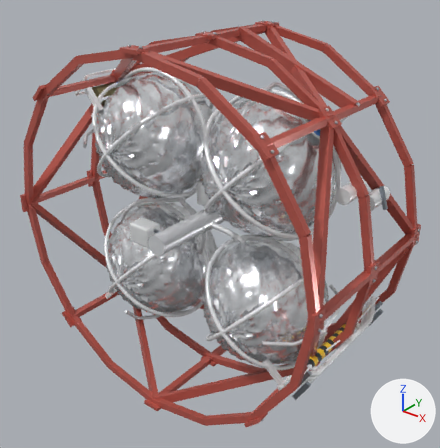
A saved change to the glTF model assets-src/ship-modules/tank-3-rcs.glb.
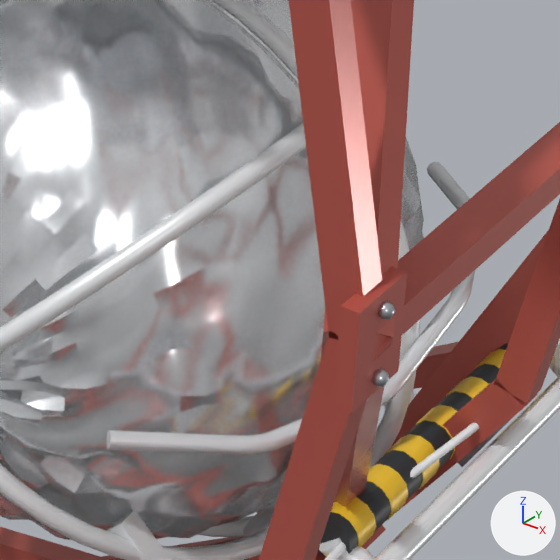
The first picture shows the older version from a 50 mm lens placed at (5.91, -7.12, 4.36), pointed at (0.16, 0.07, -0.1). The close-ups show the older and then the newer version on the part from 54% to 81% of the width and 56% to 82% of the height of that picture. Only the edits that show in the close-ups are written down. The axes (+X, +Y, +Z) are drawn at lower right. The lights are the same throughout. Vertices at exactly the same position are counted once.

Names of what the first close-up shows: 'rcs_electrical_cable_2', 'rcs_hazard_rod_black', 'rcs_hazard_rod_pipe_connectors', 'rcs_hazard_rod_yellow_bands', 'rcs_red_box_truss', 'rcs_silver_support_yokes', 'rcs_sphere_0_3', 'rcs_sphere_cage_0_3_0', 'rcs_sphere_cage_0_3_1', 'rcs_sphere_cage_0_3_2', 'rcs_surface_gas_lines', 'rcs_white_external_pipe_bundle' and 4 more.
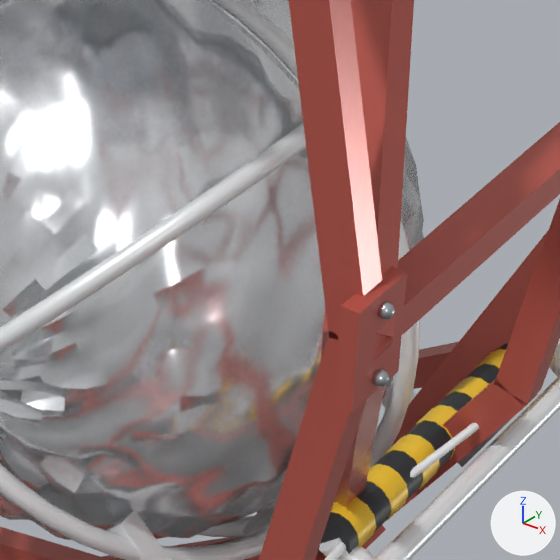
Boxes (x1, y1, x2, y2) around the edits, measured in the close-ups (560 x 560 px):
'rcs_surface_gas_lines', reshaped (not visible afterwards): before (107, 162, 475, 455)

Edits to the bpy script that builds the scene:
```text
Change me_rcs_surface_gas_lines:
    used by ob_rcs_surface_gas_lines; location = (0.0, 0.0, 0.0)
    remove me_rcs_surface_gas_lines.from_pydata(...)  # 880 vertices, 1744 faces; spans x -2.38..2.38, y -1.04..1.04, z -2.38..2.38
    add me_rcs_surface_gas_lines.from_pydata(...)  # 440 vertices, 872 faces; spans x -1.22..1.22, y -1.04..1.04, z -2.38..2.38
    me_rcs_surface_gas_lines part 1: the loose piece of 220 vertices spanning x 1.8..2.38, y -1.04..1.04, z -1.22..-1.01 is deleted
    other edits to the shape of me_rcs_surface_gas_lines do not show in these pictures
```
